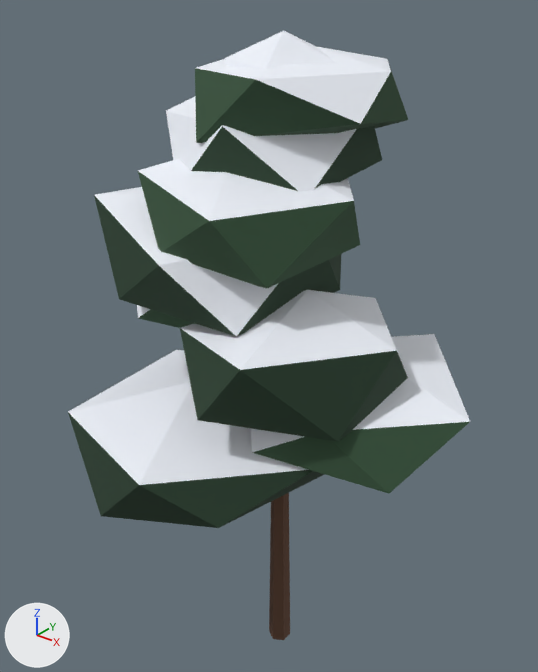
A saved change to the Blender file assets/blend/pine-3.blend.
Both versions are drawn from a 50 mm camera at (8.11, -10.56, 14.41) aimed at (-0.15, -0.23, 8.01). The axes (+X, +Y, +Z) are drawn at lower left. The lights are the same throughout. The first picture is the older version.

Script lines for the objects in view, before the commit:
```python
me_pine_3 = bpy.data.meshes.new('pine-3')
me_pine_3.from_pydata(...)  # 184 vertices, 296 faces; spans x -3.59..4.11, y -4.05..2.65, z -0.1..13.57
# faces by material slot: [116, 52, 69, 59]
me_pine_3.materials.append(mat_bark)  # brown #5e4130
me_pine_3.materials.append(mat_pinedark)  # dark green #28402e
me_pine_3.materials.append(mat_pine)  # dark green #35523a
me_pine_3.materials.append(mat_snow)  # white #eef2fa
ob_pine_3 = bpy.data.objects.new('pine-3', me_pine_3)
ob_pine_3.location = (0.0, 0.0, 0.0)
```
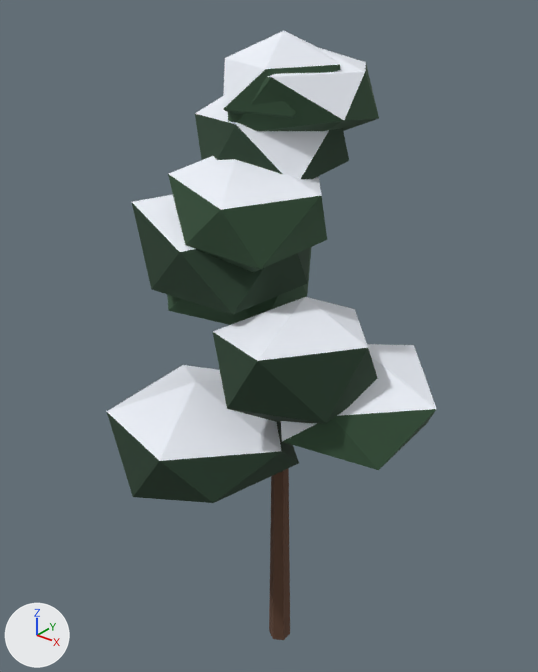
Pixel boxes [x1, y1, x2, y2] of what changed, in the pictures (538 x 672 px; the box of a moved part takes in the faces that stretch with it):
'pine-3', reshaped (18% narrower)
    before: [68, 31, 470, 640]
    after: [107, 31, 436, 640]
part 1 of me_pine_3, moved or reshaped
    before: [68, 47, 470, 528]
    after: [107, 47, 436, 503]
part 2 of me_pine_3, recoloured
    before: [166, 111, 222, 171]
    after: [195, 114, 236, 160]
part 3 of me_pine_3, recoloured
    before: [160, 260, 278, 336]
    after: [180, 249, 264, 314]
part 4 of me_pine_3, recoloured
    after: [277, 422, 299, 463]
part 5 of me_pine_3, recoloured
    before: [137, 305, 150, 318]
    after: [167, 294, 176, 311]

What the commit changed:
me_pine_3 is used by ob_pine_3; location (0.0, 0.0, 0.0).
me_pine_3 had 184 vertices, 296 faces and spanned x -3.59..4.11, y -4.05..2.65, z -0.1..13.57.
me_pine_3 now has 184 vertices, 296 faces and spans x -2.92..3.46, y -3.34..2.1, z -0.1..13.57.
me_pine_3 part 1: 96 of 184 vertices moved; they spanned x -3.59..4.11, y -4.05..2.65, z 4.86..13.29 and now span x -2.92..3.46, y -3.34..2.1, z 4.94..13.29; mean shift (0.01, 0.0, 0.0); largest move (-1.87, 1.35, 5.66) -> (-1.56, 0.53, 5.69).
me_pine_3 part 2: the 1 face centred in x -1.26, y -1.12, z 11.78 switches from mat_snow (white #eef2fa) to mat_pinedark (dark green #28402e).
me_pine_3 part 3: the 1 face centred in x 0.4, y -1.73, z 9.83 switches from mat_snow (white #eef2fa) to mat_pinedark (dark green #28402e).
me_pine_3 part 4: the 1 face centred in x 1.15, y -0.4, z 6.42 switches from mat_snow (white #eef2fa) to mat_pinedark (dark green #28402e).
me_pine_3 part 5: the 1 face centred in x -1.97, y -1.43, z 9.29 switches from mat_snow (white #eef2fa) to mat_pine (dark green #35523a).
